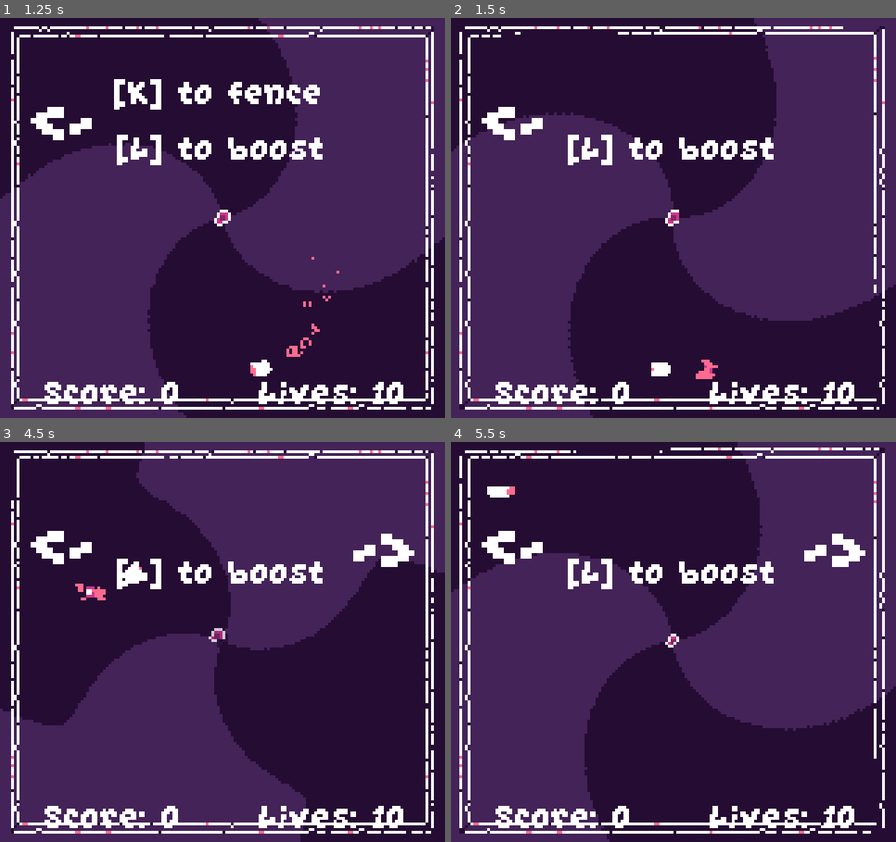
Above: before the commit, frames 1-4 (two rows, left to right).
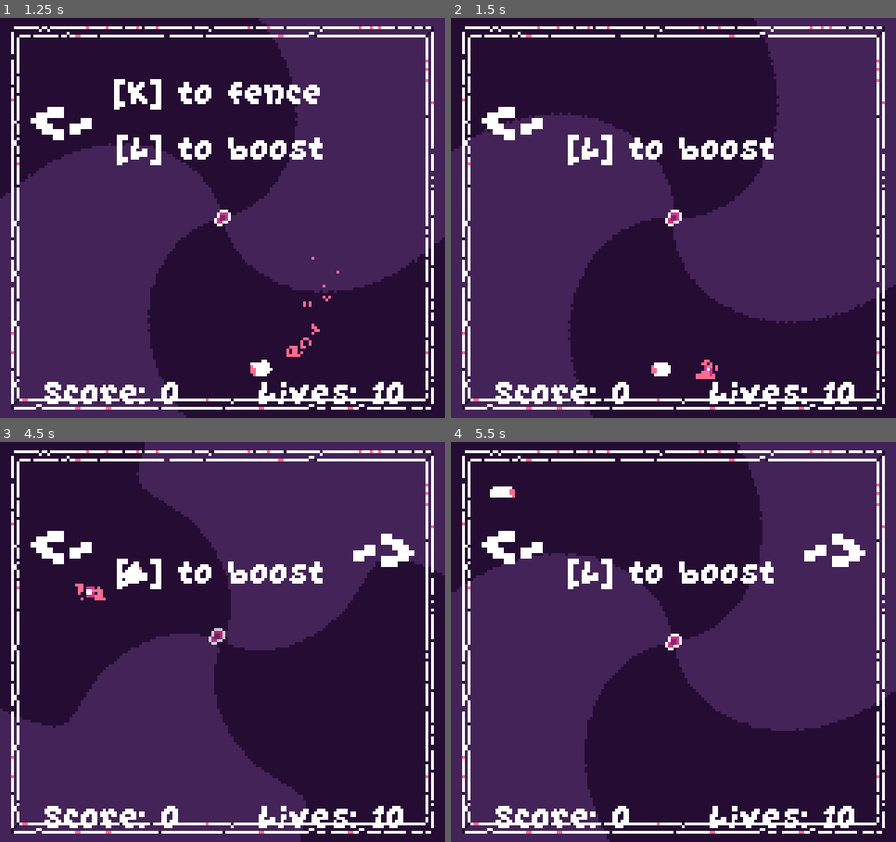
Above: after the commit, the same moments.

Repository: EdBarrancos/Signal
Game: Godot game, scene res://Game/Scenes/Game.tscn
Same seed, same stepped clock (60 frames per second), same inputs: the game is played once before the commit and once after it. Sound files missing from this copy of the repository are replaced by a short silence.
Inputs (mouse positions are in pixels of both pictures, inside the frame that each line leads up to):
- Up to frame 1 (1.25 s): tap Enter at 0.5 s; move the mouse to (320, 198) at 0.52 s; hold D (RIGHT) from 0.53 s (still down); hold Z (BOOST) from 0.53 s (still down); click (320, 198) at 0.67 s
- Up to frame 2 (1.5 s): move the mouse to (584, 238) at 1.27 s; release D (RIGHT) at 1.28 s; release Z (BOOST) at 1.28 s; hold Down from 1.28 s (still down); tap X (CHORD) at 1.35 s
- Up to frame 3 (4.5 s): move the mouse to (267, 554) at 2.02 s; release Down at 2.03 s; hold D (RIGHT) 2.03-2.78 s; hold C (CLEAR CHORDS) 2.03-2.78 s; move the mouse to (200, 722) at 2.77 s; hold Up 2.78-3.53 s; tap Q (GO_TO_ENDSCREEN) at 2.85 s; click (200, 722) at 2.92 s; move the mouse to (356, 702) at 3.52 s; hold Z (BOOST) 3.53-4.28 s; hold A (LEFT) from 3.53 s (still down); move the mouse to (89, 582) at 4.27 s; tap X (CHORD) at 4.35 s
- Up to frame 4 (5.5 s): move the mouse to (695, 642) at 5.02 s; release A (LEFT) at 5.03 s; hold Down from 5.03 s (still down); hold C (CLEAR CHORDS) from 5.03 s (still down); click (695, 642) at 5.17 s

Frame 1 is identical in both runs. In frame 2, 3.8% of the frame differs, in the area x 1-98%, y 0-98%; in frame 3, 1.7%; in frame 4, 5.0%, in the area x 0-100%, y 0-98%.

Commit message:
Add more screenshake when completing a fence

Diff:
--- a/project/Catch/Scripts/CatchNormal.gd
+++ b/project/Catch/Scripts/CatchNormal.gd
@@ -10,6 +10,8 @@
 onready var animation_player = $AnimationPlayer
 
 var blood = load("res://Catch/Scenes/Blood.tscn")
+
+export var separation_from_other_catch : float
 
 ###########
 #VARIABLES#
--- a/project/Player/Scenes/Fence.tscn
+++ b/project/Player/Scenes/Fence.tscn
@@ -24,7 +24,7 @@
 shader_param/blue_displacement = Vector2( 0.0013, 0.008 )
 
 [node name="Fence" type="Area2D"]
-collision_layer = 0
+collision_layer = 64
 collision_mask = 8
 script = ExtResource( 1 )
 
--- a/project/Stages/Arena/Scenes/Arena.tscn
+++ b/project/Stages/Arena/Scenes/Arena.tscn
@@ -54,8 +54,9 @@
 zoom = Vector2( 1.1, 1.1 )
 script = ExtResource( 2 )
 maxOffSet = 100
-maxAngle = 40
+maxAngle = 30
 powerTraumaTo = 2
+decreaseTrauma = 0.03
 
 [node name="NormalGameState" type="Node" parent="GameStates"]
 script = ExtResource( 10 )
@@ -69,8 +70,9 @@
 zoom = Vector2( 1.3, 1.3 )
 script = ExtResource( 2 )
 maxOffSet = 100
-maxAngle = 40
+maxAngle = 30
 powerTraumaTo = 2
+decreaseTrauma = 0.03
 
 [node name="CameraTransiction" parent="GameStates/NormalGameState" instance=ExtResource( 11 )]
 default_current_camera = NodePath("../../InitialGameState/Camera")
--- a/project/Stages/Arena/Scripts/Arena.gd
+++ b/project/Stages/Arena/Scripts/Arena.gd
@@ -56,7 +56,8 @@
 
 func _on_Player_new_fence(fence):
 	active_fences.append(fence)
-
+	game_states.get_camera().increase_trauma(
+		game_states.get_camera().TraumaIntensity.Medium)
 
 func _on_GameStates_all_states_finished():
 	get_parent().set_ending_scene(score_manager.score_points)
--- a/project/Stages/Arena/Scripts/Camera.gd
+++ b/project/Stages/Arena/Scripts/Camera.gd
@@ -9,6 +9,7 @@
 export var maxAngle = 20
 export(int, 2,3) var powerTraumaTo = 3
 export(float) var decreaseTrauma = 0.01
+onready var decrease_flag = true
 
 enum TraumaIntensity {Minor, Medium, Major}
 
@@ -33,8 +34,9 @@
 	if trauma > 0:
 		rotational_shake(pow(trauma, powerTraumaTo))
 		translational_shake(pow(trauma, powerTraumaTo))
-		trauma -= decreaseTrauma
-		noiseGenerator += 0.2
+		if decrease_flag:
+			trauma -= decreaseTrauma
+		noiseGenerator += 0.6
 	else:
 		reset_shake()
 		trauma = 0
@@ -42,6 +44,16 @@
 ##############
 #CAMERA SHAKE#
 ##############
+
+func set_trauma(additional_trauma):
+	decrease_flag = false
+	match(additional_trauma):
+		TraumaIntensity.Minor:
+			trauma = 0.2
+		TraumaIntensity.Medium:
+			trauma = 0.5
+		TraumaIntensity.Major:
+			trauma = 0.8
 
 func increase_trauma(additional_trauma):
 	match(additional_trauma):
--- a/project/Stages/MainMenu/Scenes/PlayBox.tscn
+++ b/project/Stages/MainMenu/Scenes/PlayBox.tscn
@@ -40,6 +40,9 @@
 [sub_resource type="RectangleShape2D" id=20]
 extents = Vector2( 8, 4 )
 
+[sub_resource type="RectangleShape2D" id=22]
+extents = Vector2( 8, 4 )
+
 [node name="PlayBox" type="StaticBody2D"]
 collision_mask = 2
 script = ExtResource( 2 )
@@ -66,4 +69,12 @@
 
 [node name="Tween" type="Tween" parent="."]
 
+[node name="FencingCollisions" type="Area2D" parent="."]
+collision_layer = 0
+collision_mask = 64
+
+[node name="CollisionShape2D" type="CollisionShape2D" parent="FencingCollisions"]
+shape = SubResource( 22 )
+
 [connection signal="body_entered" from="PlayerCollision" to="." method="_on_PlayerCollision_body_entered"]
+[connection signal="area_exited" from="FencingCollisions" to="." method="_on_FencingCollisions_area_exited"]
--- a/project/Stages/MainMenu/Scripts/PlayBox.gd
+++ b/project/Stages/MainMenu/Scripts/PlayBox.gd
@@ -54,3 +54,7 @@
 		Tween.EASE_IN_OUT,
 		flash_animation_time / 2)
 	tween.start()
+
+
+func _on_FencingCollisions_area_exited(area):
+	print("hello")
--- a/project/project.godot
+++ b/project/project.godot
@@ -125,10 +125,11 @@
 2d_render/layer_9="Patch of Plants"
 2d_physics/layer_1="Walls"
 2d_physics/layer_2="Player Always"
-2d_physics/layer_3="Fence Area"
+2d_physics/layer_3="Fence Line"
 2d_physics/layer_4="Catch"
 2d_physics/layer_5="Player not boost"
 2d_physics/layer_6="Pin"
+2d_physics/layer_7="Fence Area"
 2d_physics/layer_9="Patch of Plants"
 
 [physics]
Not shown: 1 places in project/Stages/MainMenu/Scenes/PlayBox.tscn that only renumber resources
